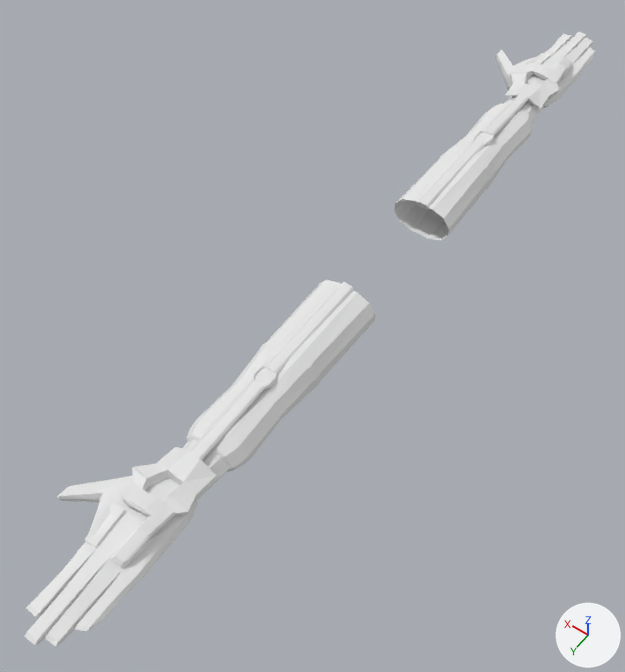
Two versions of the Blender file Assets/3dArt/Player/Arms/Arms/Player_Arms.blend, one commit apart.
The view is the same before and after, from a 50 mm lens placed at (-3.74, 6.88, 8.3), pointed at (0.34, 1.16, -0.68). Lighting does not change. The marker at lower right points along +X, +Y and +Z.
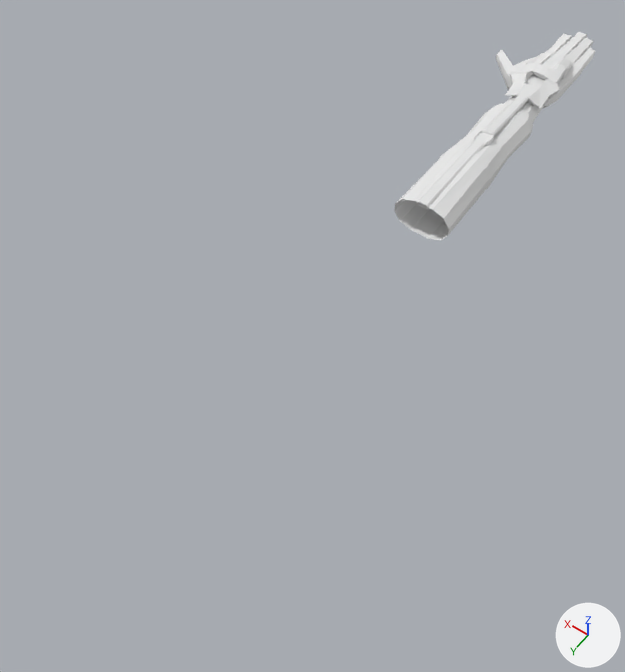
The change, as a list of edits to the scene's bpy script:
```text
Change ob_cube_001:
    remove _m = ob_cube_001.modifiers.new('Mirror', 'MIRROR')
```

Where the change shows, as pixel boxes (x1, y1, x2, y2) in the pictures (625 x 672 px):
'Cube.001', modifiers changed (65% narrower, 66% shorter): before (24, 32, 595, 647); after (394, 32, 595, 240)
